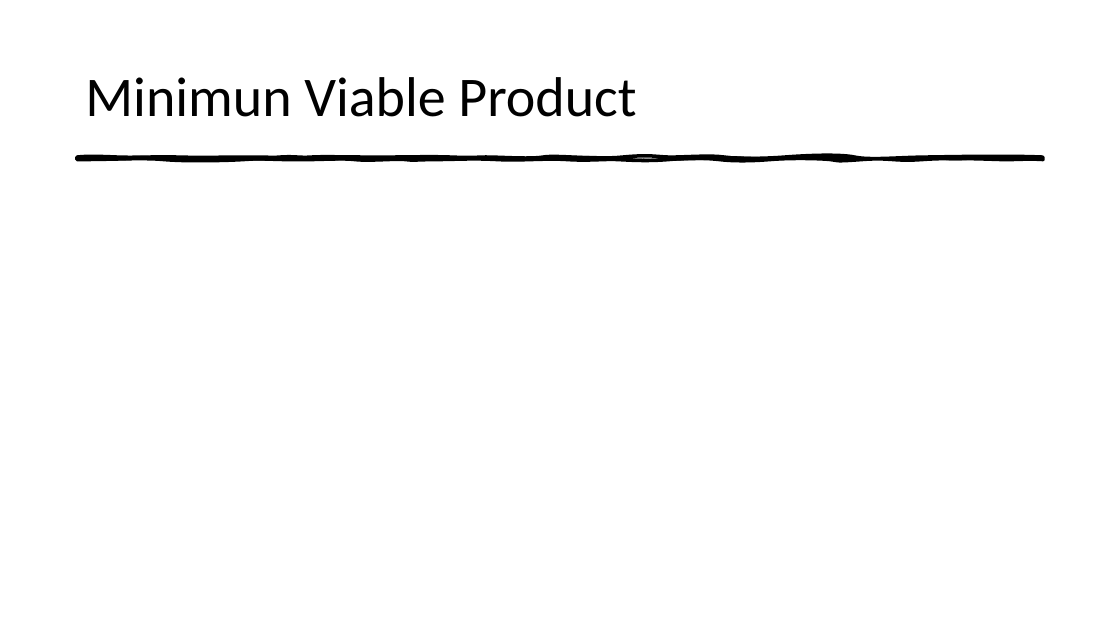
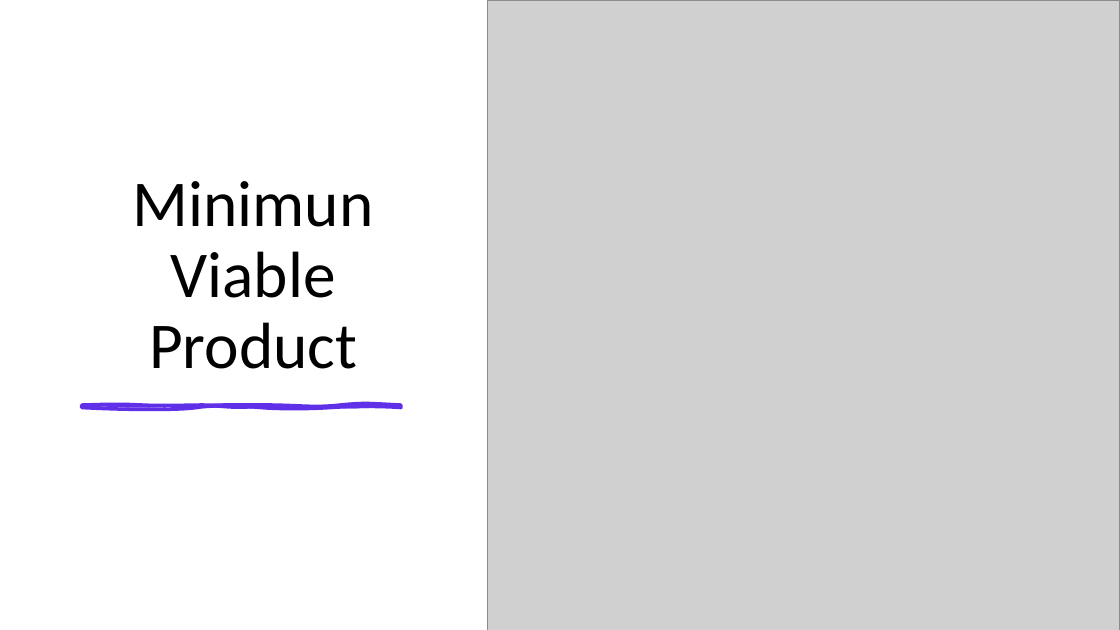
Before and after one commit to flacolaco/final_project, a slide deck: slide 3 of presentation.pptx. Drawn at 1120x630 pixels with LibreOffice and Linux fonts; fonts in the diff are those of the drawing; grey boxes stand for pictures. Boxes give left, top, right and bottom in pixels: in the first picture for what was removed or moved away, otherwise in the second. Text is boxed around its words. In the diff, an @@ line names an element or a change of style, - is before the commit and + after.

```diff
--- a/presentation.pptx
+++ b/presentation.pptx
@@ rectangle added at bbox=[0, 0, 1120, 630], fill #FFFFFF @@
@@ picture added at bbox=[488, 0, 1120, 630] @@
@@ title "Minimun Viable Product": place and size @@
-title "Minimun Viable Product" at bbox=[85, 77, 636, 117]
+title "Minimun Viable Product" at bbox=[133, 181, 374, 369]
@@ title "Minimun Viable Product" at bbox=[133, 181, 374, 369]: size 48 to 56 pt; alignment left to centre; line spacing 1 to 0.9; vertical alignment middle to bottom @@
@@ freeform shape removed at bbox=[77, 157, 1044, 160] @@
@@ freeform shape added at bbox=[82, 405, 401, 408], fill #5F30E8, outline #5F30E8 3 pt @@
```
Also in this commit, not shown: 5 other slides changed, 1 slide added.
